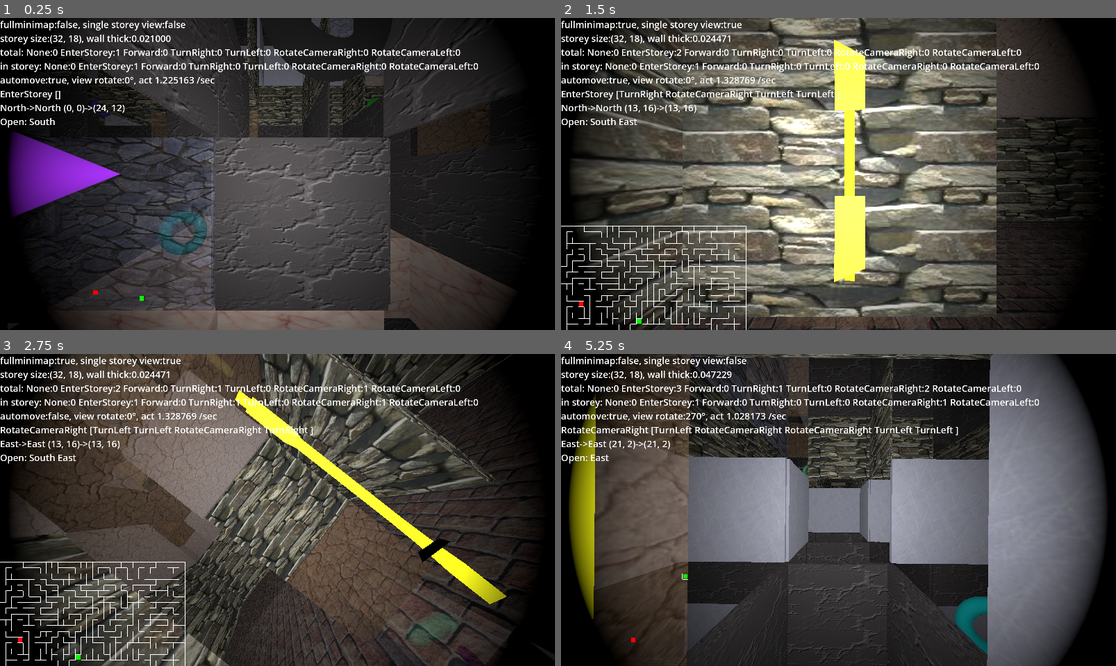
Above: before the commit, frames 1-4 (two rows, left to right).
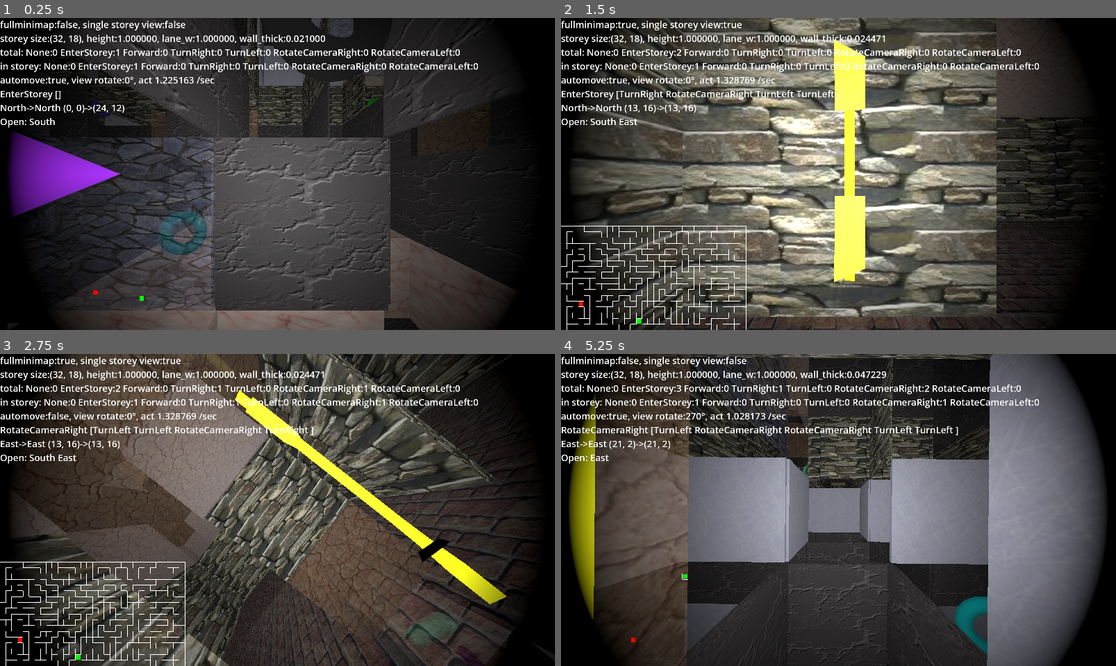
Above: after the commit, the same moments.

Repository: kasworld/gd4maze3d
Game: Godot game, scene res://main.tscn
The game is run twice, just before and just after one commit, with the same random seed, the same clock (stepped at 60 frames per second) and the same inputs.
Inputs (mouse positions are in pixels of both pictures, inside the frame that each line leads up to):
- Up to frame 1 (0.25 s): no input
- Up to frame 2 (1.5 s): tap Enter at 0.5 s; move the mouse to (960, 158) at 0.52 s; hold Right 0.53-1.28 s; tap 1 at 0.6 s; click (960, 158) at 0.67 s; tap Space at 0.77 s; move the mouse to (727, 189) at 1.27 s; hold Down from 1.28 s (still down); tap 2 at 1.35 s
- Up to frame 3 (2.75 s): tap Space at 1.52 s; move the mouse to (333, 441) at 2.02 s; release Down at 2.03 s; hold Right from 2.03 s (still down); tap 3 at 2.1 s
- Up to frame 4 (5.25 s): move the mouse to (810, 572) at 2.77 s; release Right at 2.78 s; hold Up 2.78-3.53 s; tap Enter at 2.85 s; click (810, 572) at 2.92 s; tap Space at 3.02, 3.77, 4.52 s; move the mouse to (1005, 556) at 3.52 s; hold Left 3.53-5.03 s; tap 1 at 3.6 s; move the mouse to (672, 463) at 4.27 s; tap 2 at 4.35 s; move the mouse to (866, 510) at 5.02 s; hold Down from 5.03 s (still down); tap 3 at 5.1 s; click (866, 510) at 5.17 s

The runs differ from the first frame. In frame 1, 1.4% of the frame differs, in the area x 0-85%, y 5-36%; in frame 2, 1.5%; in frame 3, 1.5%; in frame 4, 1.6%.

Commit message:
storeyl size param

Diff:
--- a/storey.gd
+++ b/storey.gd
@@ -69,8 +69,8 @@
 		return true
 	return false
 func add_capsule_at(p :Vector2i, co:Color)->MeshInstance3D:
-	var n = new_capsule(storey_h*0.3,storey_h*0.05,get_color_mat(co))
-	n.position=Vector3(0.5+ p.x, storey_h/4.0, 0.5+  p.y)
+	var n = new_capsule(lane_w*0.3,lane_w*0.05,get_color_mat(co))
+	n.position=Vector3(lane_w/2+ p.x, storey_h/4.0, lane_w/2+  p.y)
 	add_child(n)
 	return n
 
@@ -85,35 +85,37 @@
 		return true
 	return false
 func add_donut_at(p :Vector2i, co:Color)->MeshInstance3D:
-	var n = new_torus(storey_h*0.1,storey_h* 0.2, get_color_mat(co))
-	n.position=Vector3(0.5+ p.x, storey_h/4.0, 0.5+  p.y)
+	var n = new_torus(lane_w*0.1,lane_w* 0.2, get_color_mat(co))
+	n.position=Vector3(lane_w/2+ p.x, storey_h/4.0, lane_w/2+  p.y)
 	add_child(n)
 	return n
 
 var storey_h = 1.0
+var lane_w = 1.0
 var wall_thick :float
 
 func info_str()->String:
-	return "size:%s, wall thick:%f" % [maze_size, wall_thick ]
+	return "size:%s, height:%f, lane_w:%f, wall_thick:%f" % [
+		maze_size,storey_h, lane_w, wall_thick ]
 
 var main_wall_tex :CompressedTexture2D
 var sub_wall_tex :CompressedTexture2D
 func init(msize :Vector2i)->void:
 	maze_size = msize
-	wall_thick = randf_range(0.01,0.1)
+	wall_thick = randf_range(lane_w*0.01,lane_w*0.1)
 
 	var tex_keys = tex_dict.keys()
 	tex_keys.shuffle()
 	main_wall_tex = tex_dict[tex_keys[2]]
 	sub_wall_tex = tex_dict[tex_keys[3]]
 
-	$Floor.mesh.size = Vector2(maze_size.x, maze_size.y)
-	$Floor.position = Vector3(maze_size.x/2.0, 0, maze_size.y/2.0)
+	$Floor.mesh.size = Vector2(maze_size.x*lane_w, maze_size.y*lane_w)
+	$Floor.position = Vector3(maze_size.x*lane_w/2.0, 0, maze_size.y*lane_w/2.0)
 	$Floor.mesh.material.albedo_texture = tex_dict[tex_keys[0]]
 	$Floor.mesh.material.transparency = BaseMaterial3D.Transparency.TRANSPARENCY_ALPHA
 
-	$Ceiling.mesh.size = Vector2(maze_size.x, maze_size.y)
-	$Ceiling.position = Vector3(maze_size.x/2.0, storey_h, maze_size.y/2.0)
+	$Ceiling.mesh.size = $Floor.mesh.size
+	$Ceiling.position = Vector3(maze_size.x*lane_w/2.0, storey_h, maze_size.y*lane_w/2.0)
 	$Ceiling.mesh.material.albedo_texture = tex_dict[tex_keys[1]]
 	$Ceiling.mesh.material.transparency = BaseMaterial3D.Transparency.TRANSPARENCY_ALPHA
 
@@ -140,7 +142,7 @@
 
 func add_text_mark_at(p :Vector2i, co:Color, text :String)->MeshInstance3D:
 	var n = new_text(5.0,0.01,get_color_mat(co),text)
-	n.position=Vector3(0.5+ p.x, storey_h/2.0, 0.5+  p.y)
+	n.position=Vector3(lane_w/2+ p.x, storey_h/2.0, lane_w/2+  p.y)
 	add_child(n)
 	return n
 
@@ -184,12 +186,12 @@
 			mat.transparency = BaseMaterial3D.Transparency.TRANSPARENCY_ALPHA
 		_:
 			mat.albedo_texture = main_wall_tex
-	var w = new_box(Vector3(storey_h*0.99,storey_h*0.99,wall_thick), mat)
+	var w = new_box(Vector3(lane_w*0.99,storey_h*0.99,wall_thick), mat)
 	if face_x:
 		w.rotate_y(PI/2)
-		w.position = Vector3( x  , storey_h/2.0 , y as float +0.5)
+		w.position = Vector3( x *lane_w  , storey_h/2.0 , y *lane_w as float +lane_w/2)
 	else :
-		w.position = Vector3( x as float +0.5 , storey_h/2.0 , y)
+		w.position = Vector3( x *lane_w as float +lane_w/2 , storey_h/2.0 , y *lane_w)
 	$WallContainer.add_child(w)
 
 func can_move(x :int , y :int, dir :Dir)->bool:
